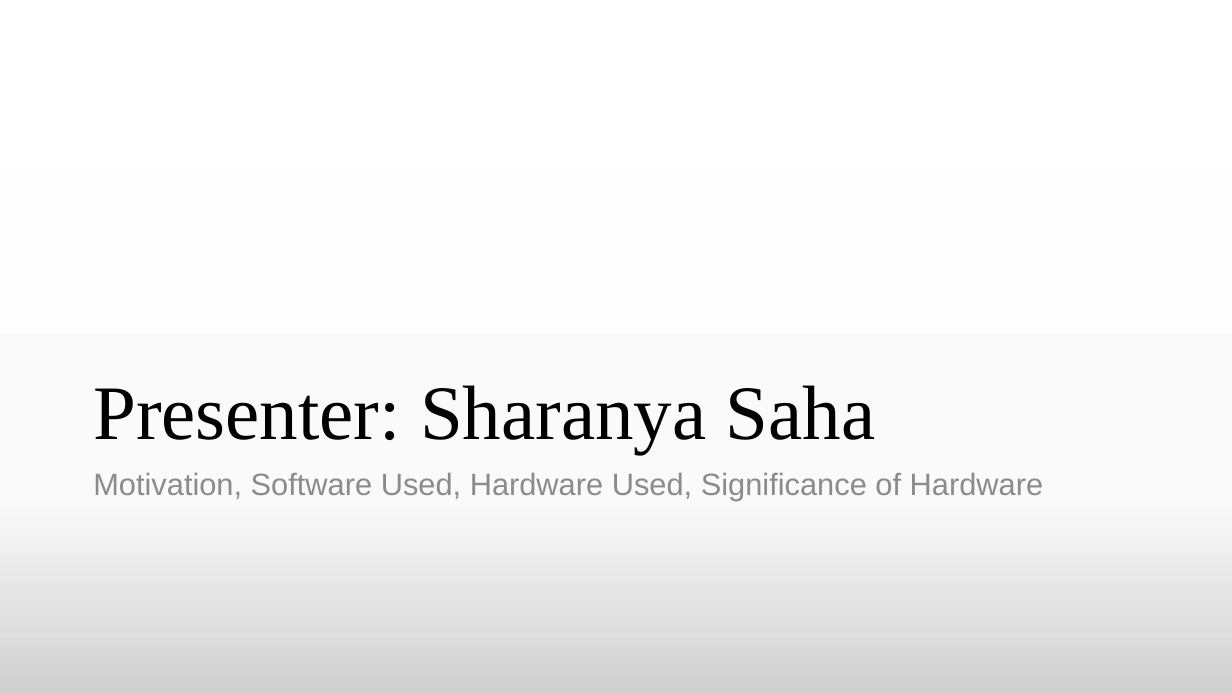
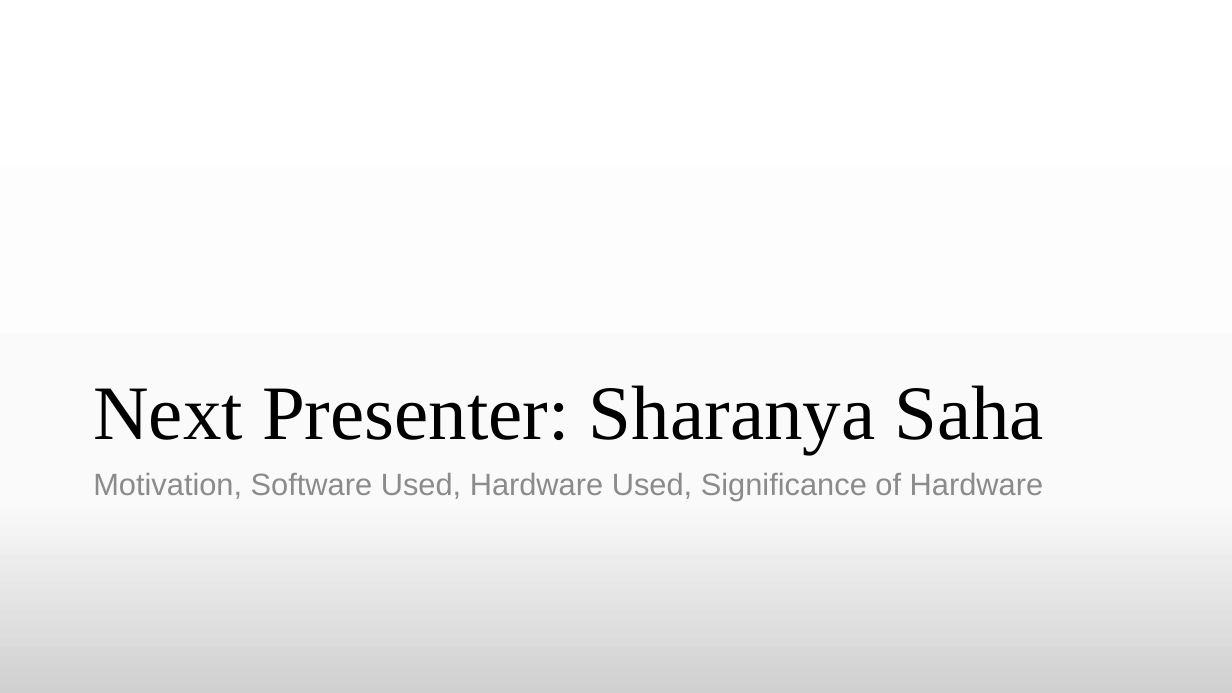
Before and after one commit to TheAnonymousMan/local-language-recognition-gcelt-class-2021, a slide deck: slide 2 of Documentation/4th Year Project Presentation.pptx. Drawn at 1232x693 pixels with LibreOffice and Linux fonts; fonts in the diff are those of the drawing. Boxes give left, top, right and bottom in pixels: in the first picture for what was removed or moved away, otherwise in the second. Text is boxed around its words. In the diff, an @@ line names an element or a change of style, - is before the commit and + after.

```diff
--- a/Documentation/4th Year Project Presentation.pptx
+++ b/Documentation/4th Year Project Presentation.pptx
@@ title at bbox=[93, 385, 1045, 454]: text changed @@
-Presenter: Sharanya Saha
+Next Presenter: Sharanya Saha
```
Also in this commit, not shown: 7 other slides changed.
